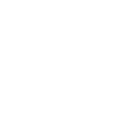
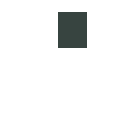
Revision of a layered w=128, h=128 image; what changed, layer by layer:
added layer "Visor" above "Gun" over [58, 12, 87, 48]
renamed "Background" to "Player", painted on it over [58, 12, 87, 48]
